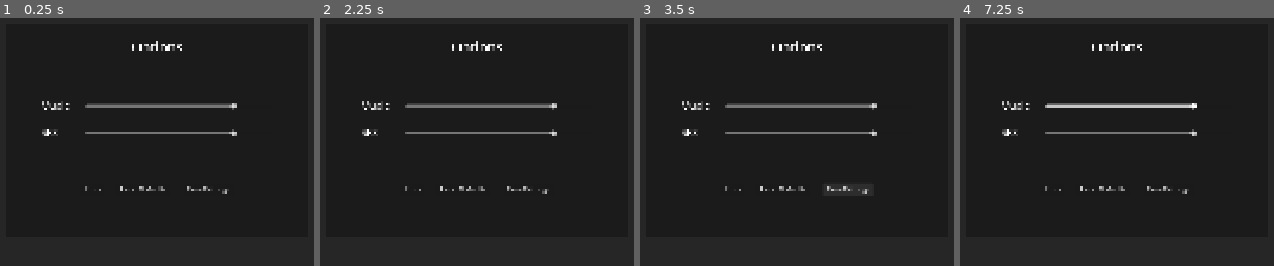
Above: before the commit, frames 1-4 (left to right).
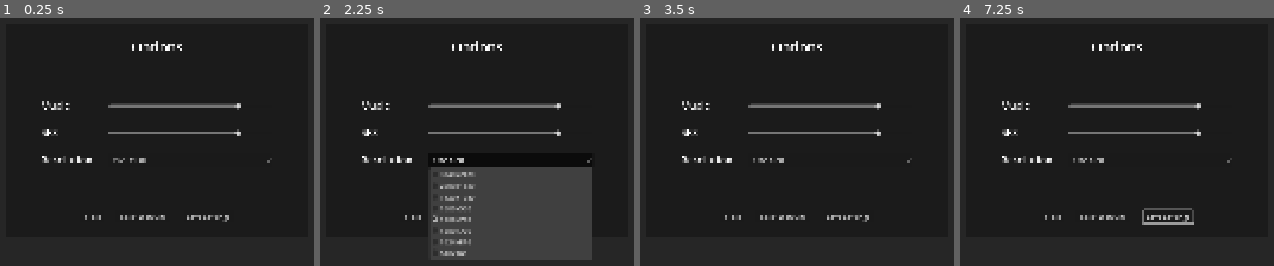
Above: after the commit, the same moments.

Repository: Yolo-Arts/ChoppingLogs
Game: Godot game, scene res://UI/settings_menu.tscn
Same seed, same stepped clock (60 frames per second), same inputs: the game is played once before the commit and once after it. This scene is started directly instead of the project's main scene. Sound files missing from this copy of the repository are replaced by a short silence.
Inputs (mouse positions are in pixels of both pictures, inside the frame that each line leads up to):
- Up to frame 1 (0.25 s): no input
- Up to frame 2 (2.25 s): click (511, 159) at 0.5 s, where only the run after the commit has a clickable "1920x1080"; click "Reset Defaults" at 1.25 s; click (511, 159) at 2 s, where only the run after the commit has a clickable "1366x768"
- Up to frame 3 (3.5 s): click "Save Settings" at 2.75 s
- Up to frame 4 (7.25 s): move the mouse to (outside the picture) at 3.52 s; hold D (move_right) 3.53-4.25 s; hold Shift (sprint) 3.53-4.25 s; click (outside the picture) at 3.67 s; drag from (outside the picture) to (1076, 221) at 4.27 s; move the mouse to (1195, 30) at 5.02 s; hold D (move_right) 5.03-5.75 s; hold Shift (sprint) 5.03-5.75 s; drag from (1076, 221) to (outside the picture) at 5.77 s; move the mouse to (outside the picture) at 6.52 s; hold A (move_left) from 6.53 s (still down); hold Shift (sprint) from 6.53 s (still down); tap Tab (open_inventory) at 7.15 s

The runs differ from the first frame. In frame 1, 1.5% of the frame differs, in the area x 13-87%, y 34-83%; in frame 2, 20%, in the area x 13-87%, y 34-98%; in frame 3, 1.5%; in frame 4, 2.6%.

Commit message:
added game resolution menu

Diff:
--- a/AutoLoads/Globals.gd
+++ b/AutoLoads/Globals.gd
@@ -3,6 +3,18 @@
 var user_prefs: UserPrefs
 @onready var SFX_BUS_ID = AudioServer.get_bus_index("SFX")
 @onready var MUSIC_BUS_ID = AudioServer.get_bus_index("Music")
+
+# Note: If you change this, do not forget to change it in settomgs_menu.gd
+var resolutions: Dictionary = {
+	"3840x2160": Vector2i(3840, 2160),
+	"2560x1440": Vector2i(2560, 1440),
+	"1920x1080": Vector2i(1920, 1080),
+	"1600x900": Vector2i(1600, 900),
+	"1366x768": Vector2i(1366, 768),
+	"1280x720": Vector2i(1280, 720),
+	"1024x576": Vector2i(1024, 576),
+	"640x360": Vector2i(640, 360)
+}
 
 func _ready() -> void:
 	user_prefs = UserPrefs.load_or_create()
@@ -11,3 +23,19 @@
 	AudioServer.set_bus_mute(SFX_BUS_ID, user_prefs.sfx_volume < .05)
 	AudioServer.set_bus_volume_db(MUSIC_BUS_ID, linear_to_db(user_prefs.music_volume))
 	AudioServer.set_bus_mute(MUSIC_BUS_ID, user_prefs.music_volume < .05)
+
+	apply_resolution()
+
+func apply_resolution() -> void:
+	var res_str = user_prefs.resolution_str
+
+	if resolutions.has(res_str):
+		var target_size = resolutions[res_str]
+
+		DisplayServer.window_set_size(target_size)
+		var screen_id = DisplayServer.window_get_current_screen()
+		var screen_size = DisplayServer.screen_get_size(screen_id)
+		var window_pos = (screen_size / 2) - (target_size / 2)
+		DisplayServer.window_set_position(window_pos)
+	else:
+		print("Resolution key not found: ", res_str)
--- a/Bulletins/player_menus/player_menu_base.gd
+++ b/Bulletins/player_menus/player_menu_base.gd
@@ -52,9 +52,12 @@
 	for i in inventory.size():
 		inventory_slot_container.get_child(i).set_item_key(inventory[i])
 
-
 func _on_close_button_pressed() -> void:
 	EventSystem.BUL_destroy_bulletin.emit(BulletinConfig.Keys.Inventory)
 	EventSystem.PLA_unfreeze_player.emit()
 	Input.set_mouse_mode(Input.MOUSE_MODE_CAPTURED)
 	EventSystem.SFX_play_sfx.emit(SFXConfig.Keys.NormalButtonPressed)
+
+func _unhandled_key_input(event: InputEvent) -> void:
+	if event.is_action_pressed("open_inventory"):
+		_on_close_button_pressed()
--- a/Resources/user_prefs.gd
+++ b/Resources/user_prefs.gd
@@ -2,6 +2,7 @@
 
 @export_range(0,1,.05) var music_volume: float = 0.8
 @export_range(0,1,.05) var sfx_volume: float = 0.8
+@export var resolution_str: String = "1920x1080"
 
 const USER_PREFS_PATH:String = "user://user_prefs.tres"
 
--- a/UI/settings_menu.gd
+++ b/UI/settings_menu.gd
@@ -1,12 +1,24 @@
 extends Bulletin
 @onready var music_slider: HSlider = %MusicSlider
 @onready var sfx_slider: HSlider = %SFXSlider
+@onready var resolution_selector: OptionButton = %ResolutionSelector
 @onready var MUSIC_BUS_ID = AudioServer.get_bus_index("Music")
 @onready var SFX_BUS_ID = AudioServer.get_bus_index("SFX")
 
 var user_prefs: UserPrefs
+var open_pause_menu_after_closing = false
 
-var open_pause_menu_after_closing = false
+# Note: If you change this, do not forget to change it in Globals.gd
+var resolutions: Dictionary = {
+	"3840x2160": Vector2i(3840, 2160),
+	"2560x1440": Vector2i(2560, 1440),
+	"1920x1080": Vector2i(1920, 1080),
+	"1600x900": Vector2i(1600, 900),
+	"1366x768": Vector2i(1366, 768),
+	"1280x720": Vector2i(1280, 720),
+	"1024x576": Vector2i(1024, 576),
+	"640x360": Vector2i(640, 360)
+}
 
 func _ready() -> void:
 	user_prefs = UserPrefs.load_or_create()
@@ -15,6 +27,19 @@
 		music_slider.value = user_prefs.music_volume
 	if sfx_slider:
 		sfx_slider.value = user_prefs.sfx_volume
+
+	populate_resolutions()
+
+func populate_resolutions() -> void:
+	resolution_selector.clear()
+
+	for res_text in resolutions:
+		resolution_selector.add_item(res_text)
+
+	for i in range(resolution_selector.item_count):
+		if resolution_selector.get_item_text(i) == user_prefs.resolution_str:
+			resolution_selector.selected = i
+			break
 
 func _input(event: InputEvent) -> void:
 	if Input.is_action_just_pressed("ui_cancel"):
@@ -61,3 +86,17 @@
 	user_prefs.music_volume = music_slider.value
 	user_prefs.sfx_volume = sfx_slider.value
 	user_prefs.save()
+
+
+func _on_resolution_selector_item_selected(index: int) -> void:
+	var res_text = resolution_selector.get_item_text(index)
+	var size = resolutions[res_text]
+
+	DisplayServer.window_set_size(size)
+
+	# centers the screen
+	var screen_center = DisplayServer.screen_get_position() + (DisplayServer.screen_get_size() / 2)
+	var window_pos = screen_center - (size / 2)
+	DisplayServer.window_set_position(window_pos)
+
+	user_prefs.resolution_str = res_text
--- a/UI/settings_menu.tscn
+++ b/UI/settings_menu.tscn
@@ -82,7 +82,7 @@
 
 [node name="MusicLabel" type="Label" parent="PanelContainer/Panel/VBoxContainer/OptionsContainer" unique_id=1822630746]
 layout_mode = 2
-size_flags_horizontal = 4
+size_flags_horizontal = 0
 theme_override_font_sizes/font_size = 24
 text = "Music"
 
@@ -118,6 +118,18 @@
 step = 0.05
 value = 0.8
 
+[node name="SFXLabel2" type="Label" parent="PanelContainer/Panel/VBoxContainer/OptionsContainer" unique_id=1702839736]
+layout_mode = 2
+theme_override_font_sizes/font_size = 24
+text = "Resolution"
+
+[node name="VSeparator3" type="VSeparator" parent="PanelContainer/Panel/VBoxContainer/OptionsContainer" unique_id=627106145]
+layout_mode = 2
+
+[node name="ResolutionSelector" type="OptionButton" parent="PanelContainer/Panel/VBoxContainer/OptionsContainer" unique_id=1584301784]
+unique_name_in_owner = true
+layout_mode = 2
+
 [node name="BottomSeperator" type="HSeparator" parent="PanelContainer/Panel/VBoxContainer" unique_id=947347240]
 layout_mode = 2
 theme_override_constants/separation = 30
@@ -150,6 +162,7 @@
 
 [connection signal="value_changed" from="PanelContainer/Panel/VBoxContainer/OptionsContainer/MusicSlider" to="." method="_on_music_slider_value_changed"]
 [connection signal="value_changed" from="PanelContainer/Panel/VBoxContainer/OptionsContainer/SFXSlider" to="." method="_on_sfx_slider_value_changed"]
+[connection signal="item_selected" from="PanelContainer/Panel/VBoxContainer/OptionsContainer/ResolutionSelector" to="." method="_on_resolution_selector_item_selected"]
 [connection signal="pressed" from="PanelContainer/Panel/VBoxContainer/OptionsBackContainer/CloseBtn" to="." method="_on_close_btn_pressed"]
 [connection signal="pressed" from="PanelContainer/Panel/VBoxContainer/OptionsBackContainer/ResetDefaultsBtn" to="." method="_on_reset_defaults_btn_pressed"]
 [connection signal="pressed" from="PanelContainer/Panel/VBoxContainer/OptionsBackContainer/SaveSettingsBtn" to="." method="_on_save_settings_btn_pressed"]
